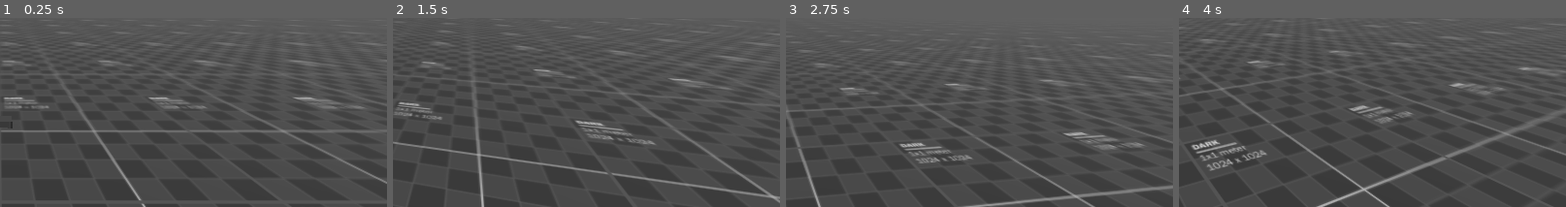
Above: before the commit, frames 1-4 (left to right).
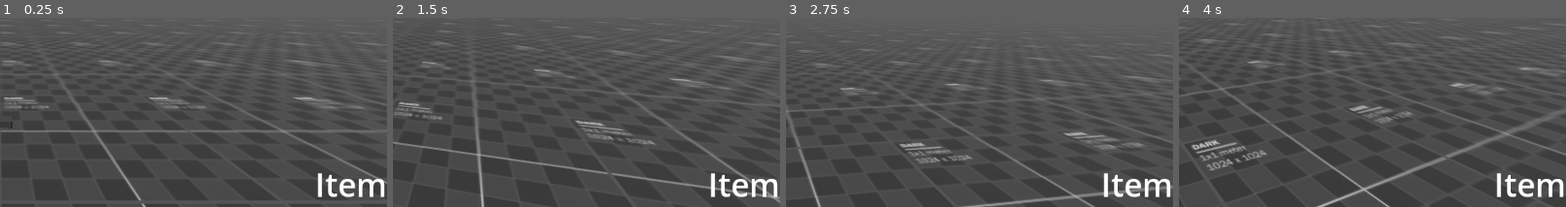
Above: after the commit, the same moments.

Repository: dairycultist/Deadman-Survival
Game: Godot game, scene res://world/world.tscn
Two runs of this game, one before a commit and one after it. Both use one fixed random seed, a clock stepped at 60 frames per second and the inputs below.
Inputs (mouse positions are % of the whole screen's width and height, from its top left):
- Up to frame 1 (0.25 s): no input
- Up to frame 2 (1.5 s): tap Enter at 0.5 s; move the mouse to (55, 42) at 0.52 s; press the mouse at (55, 42) at 0.53 s; hold W (walk_up) from 0.53 s (still down); tap E (interact) at 0.8, 1.35 s; move the mouse to (45, 43) at 1.27 s; release the mouse at (45, 43) at 1.28 s
- Up to frame 3 (2.75 s): keep holding W (walk_up); click (45, 43) at 1.55 s; move the mouse to (52, 41) at 2.02 s; hold Right mouse button (alt_fire) from 2.03 s (still down); tap E (interact) at 2.3 s
- Up to frame 4 (4 s): keep holding W (walk_up); move the mouse to (49, 44) at 2.77 s; release Right mouse button (alt_fire) at 2.78 s; click (49, 44) at 2.85 s; move the mouse to (57, 44) at 3.52 s; hold E (interact) from 3.53 s (still down)
The pictures show only the part of the screen within x 50-100%, y 50-100%; the shares and areas given below are measured in that part.

The runs differ from the first frame. In frame 1, 1.0% of the frame differs, in the area x 81-100%, y 82-95%; in frame 2, 1.0%; in frame 3, 1.0%; in frame 4, 1.0%.

Commit message:
Pistol ammo

Diff:
--- a/item/gun_item.gd
+++ b/item/gun_item.gd
@@ -3,21 +3,39 @@
 @export var gunshot_sound: AudioStream
 @export var dryfire_sound: AudioStream
 
+@export var max_ammo: int = 10
+
+var ammo: int
+var base_item_name: String
+
 func _ready() -> void:
 	super._ready()
+	ammo = max_ammo
+	base_item_name = item_name
+	item_name = base_item_name + " (" + str(ammo) + "/" + str(max_ammo) + ")"
 
 func process_when_held(player: Creature):
+
+	player.set_item_label(str(ammo) + "/" + str(max_ammo))
 
 	# use player.get_backpack().get_all_items() for finding ammo during reload
 
 	if Input.is_action_just_pressed("fire"):
 
-		GlobalAudio.play(gunshot_sound, 1.0, randf_range(0.95, 1.0))
+		if ammo > 0:
 
-		var camera: Camera3D = player.get_camera()
+			ammo -= 1
+			item_name = base_item_name + " (" + str(ammo) + "/" + str(max_ammo) + ")"
 
-		var query = PhysicsRayQueryParameters3D.create(camera.global_position, camera.global_position - 100.0 * camera.global_transform.basis.z)
-		var result = get_world_3d().direct_space_state.intersect_ray(query)
+			GlobalAudio.play(gunshot_sound, 1.0, randf_range(0.95, 1.0))
 
-		if result and result.collider is Creature:
-			result.collider.change_health(-randi_range(8, 14))
+			var camera: Camera3D = player.get_camera()
+
+			var query = PhysicsRayQueryParameters3D.create(camera.global_position, camera.global_position - 100.0 * camera.global_transform.basis.z)
+			var result = get_world_3d().direct_space_state.intersect_ray(query)
+
+			if result and result.collider is Creature:
+				result.collider.change_health(-randi_range(8, 14))
+
+		else:
+			GlobalAudio.play(dryfire_sound, 1.0, randf_range(0.95, 1.0))
--- a/item/prefabs/pistol.tscn
+++ b/item/prefabs/pistol.tscn
@@ -21,8 +21,9 @@
 script = ExtResource("1_uhhsj")
 gunshot_sound = ExtResource("2_8jb7s")
 dryfire_sound = ExtResource("3_jiblw")
+max_ammo = 15
 is_weapon = true
-item_name = "Pistol (15/15)"
+item_name = "Pistol"
 item_description = "A standard issue military pistol. Keep in mind that when[br]you reload, ammo in the current magazine is discarded."
 
 [node name="CollisionShape3D" type="CollisionShape3D" parent="."]
--- a/player/player.tscn
+++ b/player/player.tscn
@@ -116,3 +116,18 @@
 theme = SubResource("Theme_qjkh3")
 text = "Health"
 vertical_alignment = 2
+
+[node name="ItemLabel" type="Label" parent="."]
+anchors_preset = 3
+anchor_left = 1.0
+anchor_top = 1.0
+anchor_right = 1.0
+anchor_bottom = 1.0
+offset_left = -154.0
+offset_top = -67.0
+grow_horizontal = 0
+grow_vertical = 0
+theme = SubResource("Theme_qjkh3")
+text = "Item"
+horizontal_alignment = 2
+vertical_alignment = 2
--- a/player/player_controller.gd
+++ b/player/player_controller.gd
@@ -23,6 +23,9 @@
 func get_backpack() -> Node3D:
 	return $Camera/Backpack
 
+func set_item_label(text: String):
+	$ItemLabel.text = text
+
 func change_health(amt: int) -> int:
 
 	amt = super.change_health(amt)
@@ -36,7 +39,7 @@
 
 func _ready() -> void:
 	Input.set_mouse_mode(Input.MOUSE_MODE_CAPTURED)
-	$Camera/Backpack.visible = false
+	get_backpack().visible = false
 	change_health(0) # initializes health label
 
 func _process(delta: float) -> void:
@@ -88,14 +91,14 @@
 
 	if Input.mouse_mode == Input.MOUSE_MODE_CAPTURED:
 
-		var query = PhysicsRayQueryParameters3D.create($Camera.global_position, $Camera.global_position - interact_range * $Camera.global_transform.basis.z)
+		var query = PhysicsRayQueryParameters3D.create(get_camera().global_position, get_camera().global_position - interact_range * get_camera().global_transform.basis.z)
 		var result = get_world_3d().direct_space_state.intersect_ray(query)
 
 		new_look_item = result.collider if result and result.collider is Item else null;
 
 	else:
 
-		new_look_item = $Camera/Backpack.get_selected_item()
+		new_look_item = get_backpack().get_selected_item()
 
 	if new_look_item:
 
@@ -113,7 +116,7 @@
 	# ItemHover and ItemTooltip display
 	if look_item:
 
-		var rect: Rect2 = $Camera.get_item_ssbb(look_item)
+		var rect: Rect2 = get_camera().get_item_ssbb(look_item)
 
 		$ItemHover.position = rect.position
 		$ItemHover.size     = rect.size
@@ -138,11 +141,11 @@
 
 		if Input.mouse_mode == Input.MOUSE_MODE_CAPTURED:
 			Input.set_mouse_mode(Input.MOUSE_MODE_VISIBLE)
-			$Camera/Backpack.visible = true
+			get_backpack().visible = true
 			$Crosshair.visible = false
 		else:
 			Input.set_mouse_mode(Input.MOUSE_MODE_CAPTURED)
-			$Camera/Backpack.visible = false
+			get_backpack().visible = false
 			$Crosshair.visible = true
 
 		if look_item != null:
@@ -152,7 +155,7 @@
 	elif event.is_action_pressed("interact"): # pick up
 
 		if Input.mouse_mode == Input.MOUSE_MODE_CAPTURED and look_item:
-			$Camera/Backpack.attempt_store_item(look_item)
+			get_backpack().attempt_store_item(look_item)
 
 	elif event.is_action_pressed("fire"): # equip
 
@@ -169,9 +172,12 @@
 					var item: Item = $Camera/HoldAnchor.get_child(0)
 
 					# if we can't store what's currently equipped, drop it
-					if not $Camera/Backpack.attempt_store_item(item):
+					if not get_backpack().attempt_store_item(item):
 						item.set_rigidbody(true)
 						item.reparent(ROOT_NODE)
+
+					# clear item label, as the previously equipped item my have set it
+					set_item_label("")
 
 				# move the item to the HoldAnchor
 				look_item.reparent($Camera/HoldAnchor)
@@ -193,4 +199,4 @@
 
 		rotation.y += deg_to_rad(-event.relative.x * mouse_sensitivity)
 		camera_pitch = clampf(camera_pitch - event.relative.y * mouse_sensitivity, -90, 90)
-		$Camera.rotation.x = deg_to_rad(camera_pitch)
+		get_camera().rotation.x = deg_to_rad(camera_pitch)
